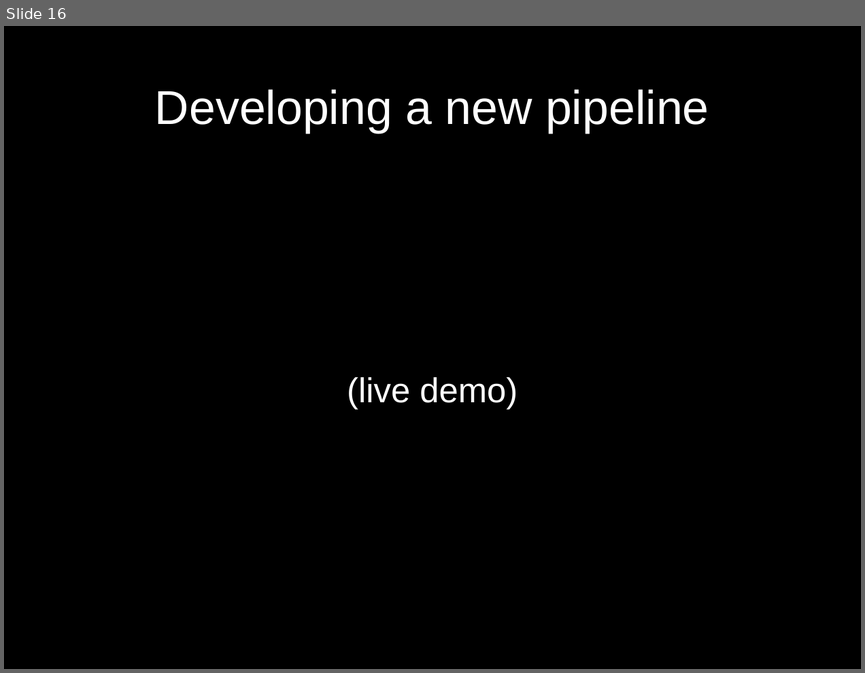
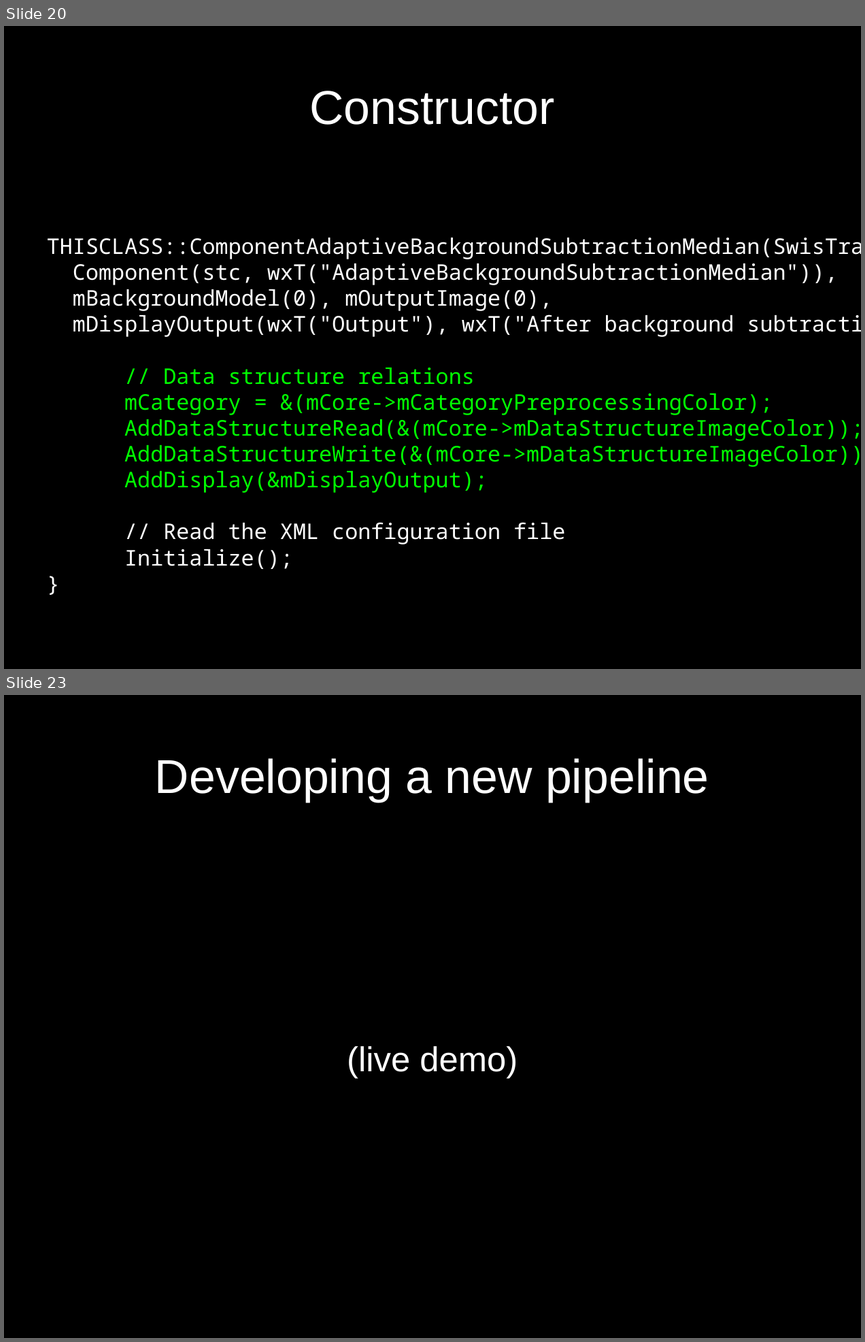
Before and after one commit to d28b/swistrack, a slide deck: Doc/tutorial.stefie10.06.2009/tutorialSlides.odp. Shown one above the other, each under a label of ours: slide 16 before the commit, slides 20 and 23 after it; the slides between them are not shown. The pictures are 865x673 and 865x1342 pixels, drawn with LibreOffice and Linux fonts; fonts in the diff are those of the drawing. Boxes give left, top, right and bottom in pixels: in the first picture for what was removed or moved away, otherwise in the second. Text is boxed around its words. In the diff, an @@ line names an element or a change of style, - is before the commit and + after.

```diff
--- a/Doc/tutorial.stefie10.06.2009/tutorialSlides.odp
+++ b/Doc/tutorial.stefie10.06.2009/tutorialSlides.odp
@@ slide 20 added at box(4, 26, 861, 669), background #000000 @@
@@ title added at box(309, 91, 555, 125), 44 pt, text #FFFFFF @@
+Constructor
@@ subtitle added at box(47, 237, 861, 569), 20 pt, text #FFFFFF @@
+THISCLASS::ComponentAdaptiveBackgroundSubtractionMedian(SwisTrackCore *stc):
+Component(stc, wxT("AdaptiveBackgroundSubtractionMedian")),
+mBackgroundModel(0), mOutputImage(0),
+mDisplayOutput(wxT("Output"), wxT("After background subtraction")) {
+// Data structure relations
+mCategory = &(mCore->mCategoryPreprocessingColor);
+AddDataStructureRead(&(mCore->mDataStructureImageColor));
+AddDataStructureWrite(&(mCore->mDataStructureImageColor));
+AddDisplay(&mDisplayOutput);
+// Read the XML configuration file
+Initialize();
+}
@@ what was slide 16 is now slide 23 @@
```
Also in this commit, not shown: 5 slides changed, 6 other slides added, 2 slides removed.
